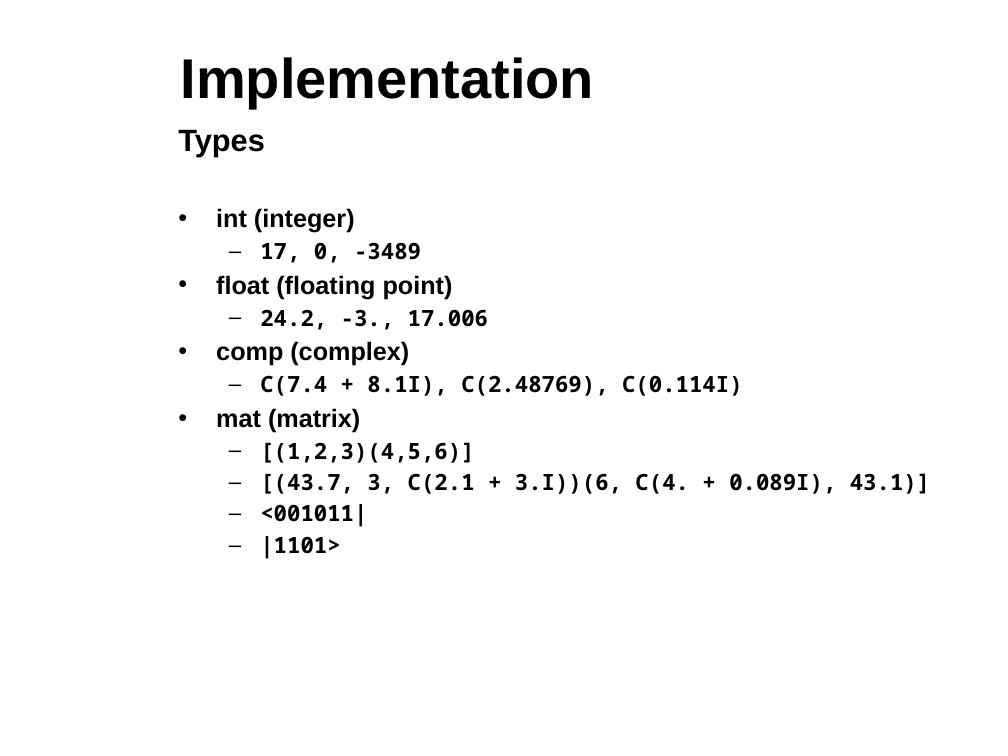
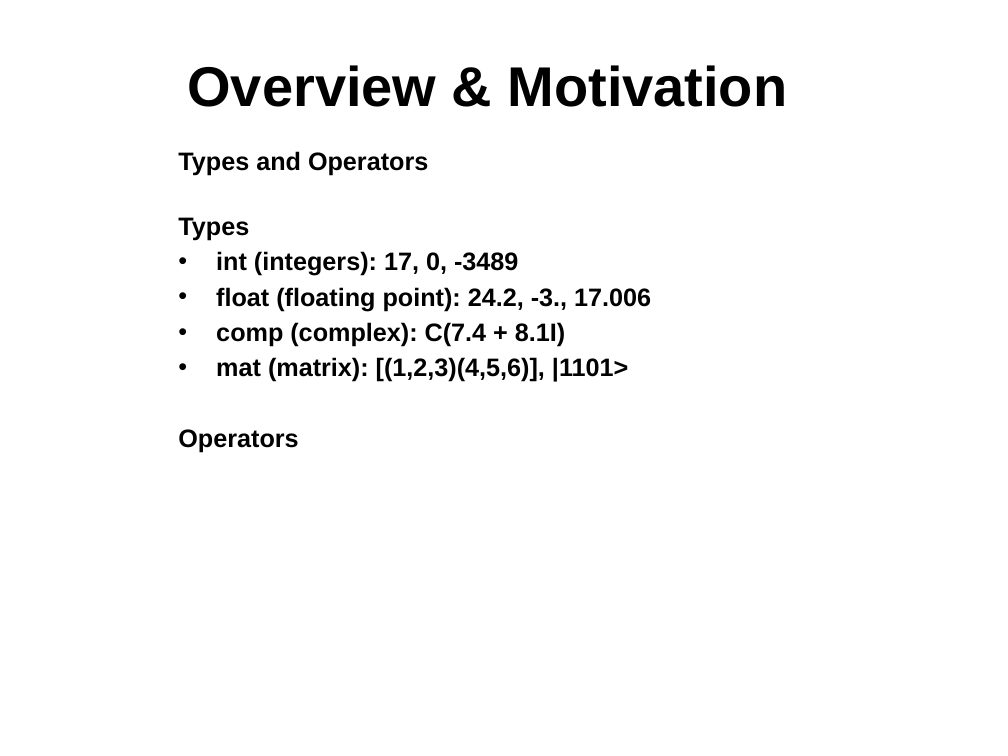
Before and after one commit to sdk21/PLT, a slide deck: slide 4 of Demo/Qlang.pptx (slide 8 before the commit). Drawn at 1008x756 pixels with LibreOffice and Linux fonts; fonts in the diff are those of the drawing; background and template pictures are left out. Boxes give left, top, right and bottom in pixels: in the first picture for what was removed or moved away, otherwise in the second. Text is boxed around its words. In the diff, an @@ line names an element or a change of style, - is before the commit and + after.

Commit message:
more updates to presentation

```diff
--- a/Demo/Qlang.pptx
+++ b/Demo/Qlang.pptx
@@ title removed at [181, 57, 594, 108] @@
-Implementation
@@ title added at [187, 65, 788, 107], 40 pt, text #000000, bold @@
+Overview & Motivation
@@ text "Types and Operators": place and size @@
-text "Types and Operators" at [178, 129, 930, 558]
+text "Types and Operators" at [178, 151, 651, 452]
@@ text at [178, 151, 428, 175]: paragraph added @@
+Types and Operators
@@ text at [178, 217, 249, 241]: size 22 to 18 pt in "Types" @@
@@ text at [178, 251, 651, 452]: text changed; size 16 to 18 pt; font Noto Sans Mono to Arial @@
-• int (integer)
-  – 17, 0, -3489
-• float (floating point)
-  – 24.2, -3., 17.006
-• comp (complex)
-  – C(7.4 + 8.1I), C(2.48769), C(0.114I)
-• mat (matrix)
-  – [(1,2,3)(4,5,6)]
-  – [(43.7, 3, C(2.1 + 3.I))(6, C(4. + 0.089I), 43.1)]
-  – <001011|
-  – |1101>
+• int (integers): 17, 0, -3489
+• float (floating point): 24.2, -3., 17.006
+• comp (complex): C(7.4 + 8.1I)
+• mat (matrix): [(1,2,3)(4,5,6)], |1101>
+Operators
```
Also in this commit, not shown: 3 other slides changed, 5 slides added, 2 slides removed.
